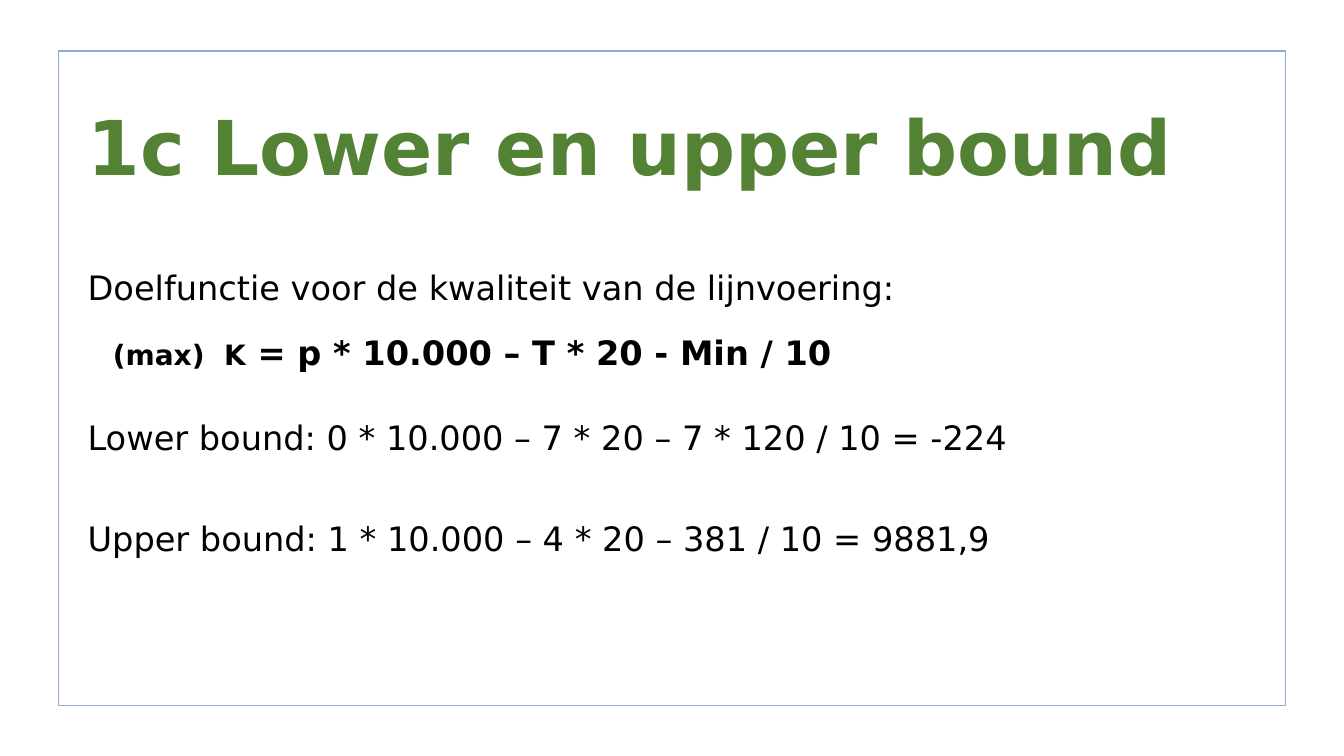
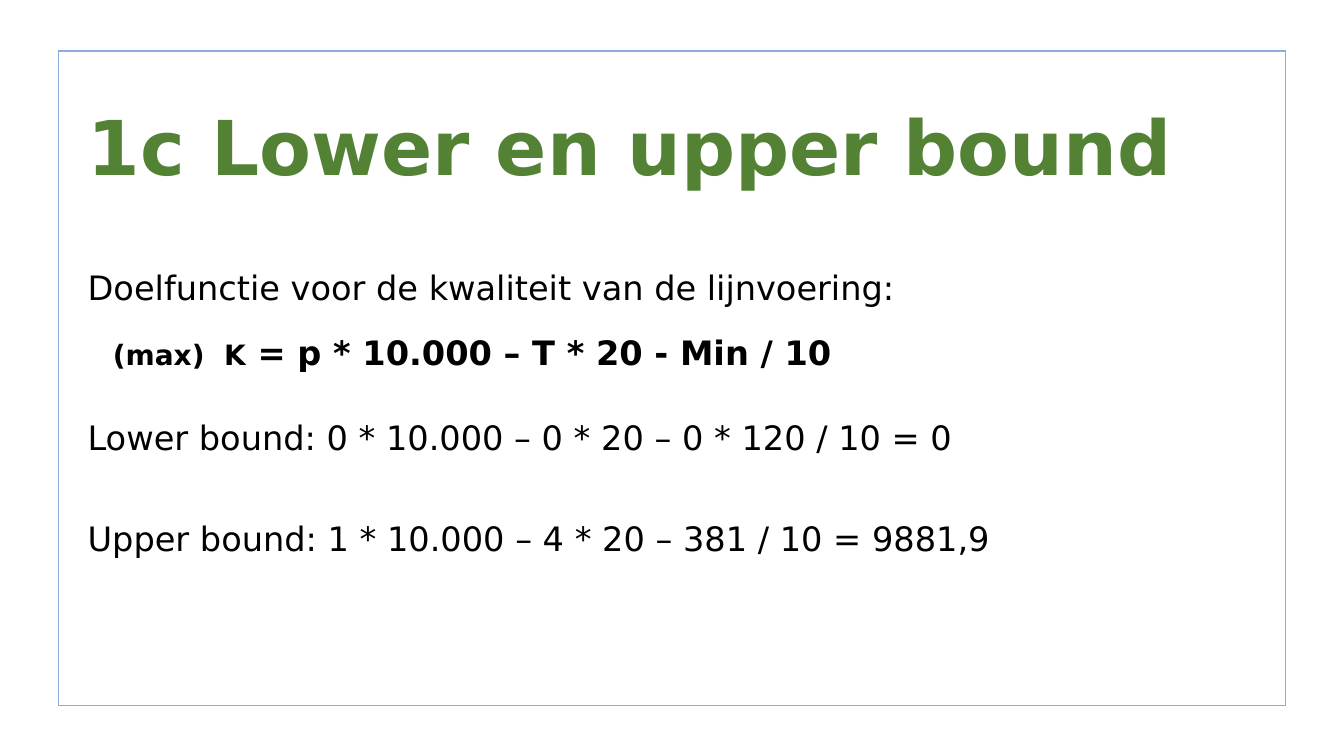
Before and after one commit to lisa259/RailNL, a slide deck: slide 6 of presentaties/Presentation 2.odp. Drawn at 1344x756 pixels with LibreOffice and Linux fonts; fonts in the diff are those of the drawing; background and template pictures are left out. Boxes give left, top, right and bottom in pixels: in the first picture for what was removed or moved away, otherwise in the second. Text is boxed around its words. In the diff, an @@ line names an element or a change of style, - is before the commit and + after.

Commit message:
presentatie update

```diff
--- a/presentaties/Presentation 2.odp
+++ b/presentaties/Presentation 2.odp
@@ text at (88,424,951,451): text changed @@
-Lower bound: 0 * 10.000 – 7 * 20 – 7 * 120 / 10 = -224
+Lower bound: 0 * 10.000 – 0 * 20 – 0 * 120 / 10 = 0
```
